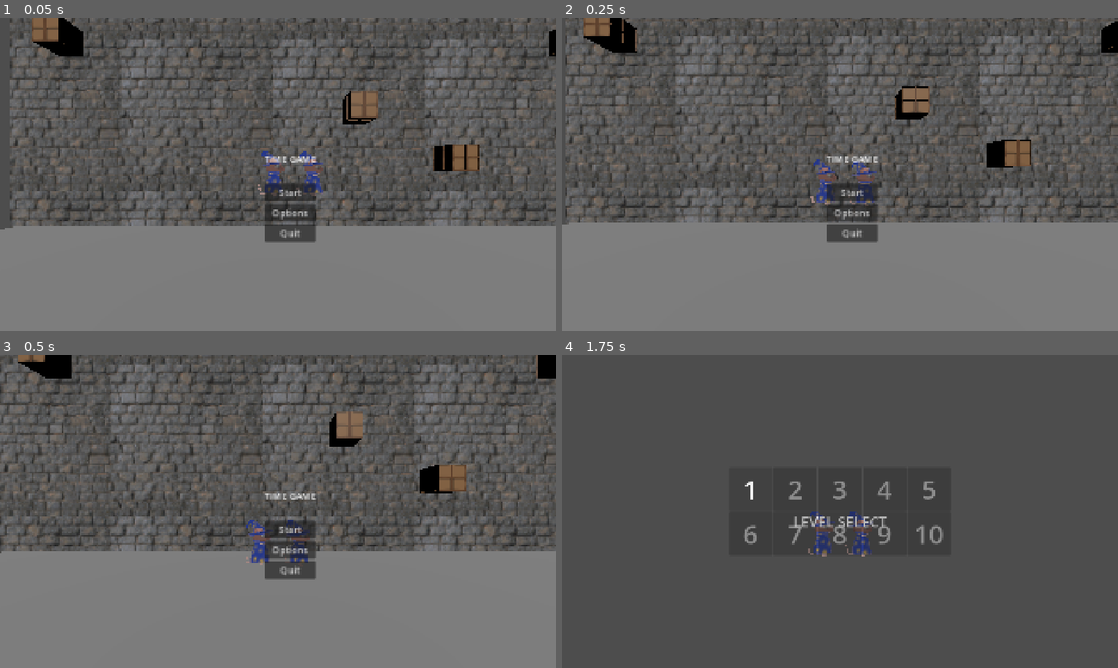
Above: before the commit, frames 1-4 (two rows, left to right).
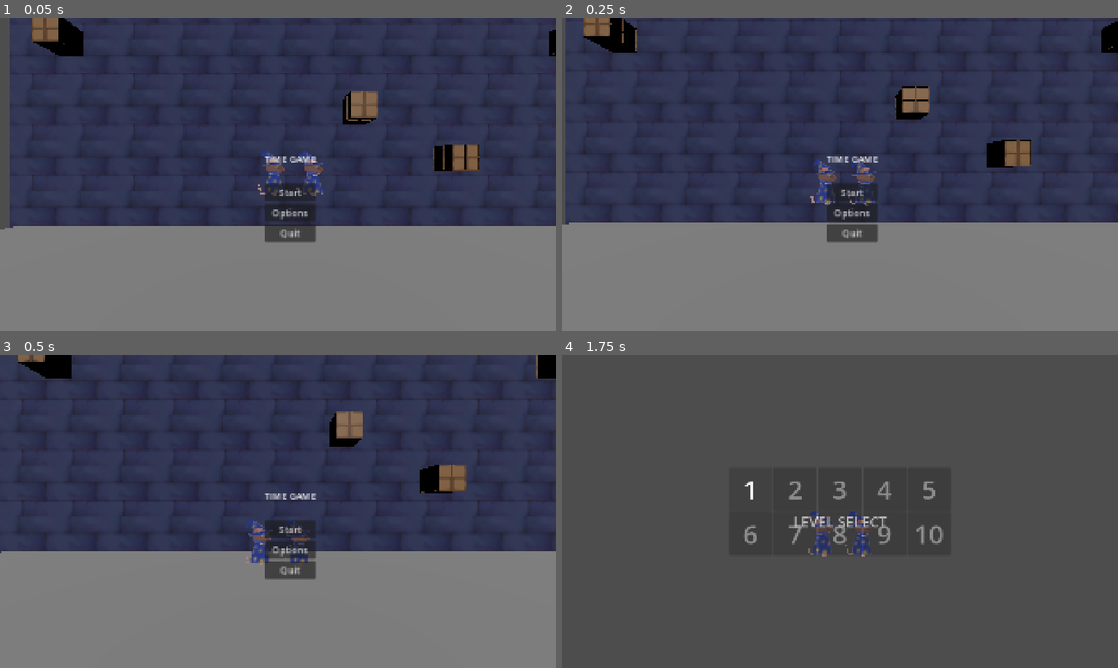
Above: after the commit, the same moments.

Repository: ARandomGuyTH/awh-rats
Game: Godot game, scene res://scenes/main/main.tscn
Same seed, same stepped clock (60 frames per second), same inputs: the game is played once before the commit and once after it.
Inputs:
- Up to frame 1 (0.05 s): no input
- Up to frame 2 (0.25 s): no input
- Up to frame 3 (0.5 s): no input
- Up to frame 4 (1.75 s): click "Start" at 0.5 s; click "1" at 1.25 s

The runs differ from the first frame. In frame 1, 55% of the frame differs, in the area x 1-100%, y 0-68%; in frame 2, 55%; in frame 3, 53%; in frame 4, nothing differs.

Commit message:
colours

Diff:
--- a/scenes/objects/brickWall.tscn
+++ b/scenes/objects/brickWall.tscn
@@ -1,10 +1,10 @@
 [gd_scene format=3 uid="uid://d8y1o4nmtvi7"]
 
-[ext_resource type="Texture2D" uid="uid://cflnledsjlija" path="res://assets/textures/stoneBrickWall.png" id="1_gpmfe"]
+[ext_resource type="Texture2D" uid="uid://dsn1xynfek0tm" path="res://assets/textures/basementWall.PNG" id="1_gpmfe"]
 
 [sub_resource type="StandardMaterial3D" id="StandardMaterial3D_nd2uj"]
 albedo_texture = ExtResource("1_gpmfe")
-uv1_scale = Vector3(0.1, 0.1, 0.1)
+uv1_scale = Vector3(0.3, 0.3, 0.3)
 uv1_triplanar = true
 
 [sub_resource type="BoxMesh" id="BoxMesh_gpje5"]
--- a/scenes/player/player.gd
+++ b/scenes/player/player.gd
@@ -37,7 +37,8 @@
 		direction = Vector3.ZERO
 	else:
 		model.run()
-	model.look_at(model.global_position + target_dir, Vector3.UP)
+	if model.global_position != target_dir:
+		model.look_at(model.global_position + target_dir, Vector3.UP)
 	# Apply movement
 	velocity.x = direction.x * SPEED * delta
 	velocity.z = direction.z * SPEED * delta
Binary file added: assets/cleaver.glb
Not shown, added: assets/cleaver.glb.import
Binary file added: assets/cleaver_s-l1200.jpg
Not shown, added: assets/cleaver_s-l1200.jpg.import
Binary file added: assets/textures/basementWall.PNG
Not shown, added: assets/textures/basementWall.PNG.import
Not shown, changed: assets/moues2.blend
Not shown, changed: assets/moues2.blend1
